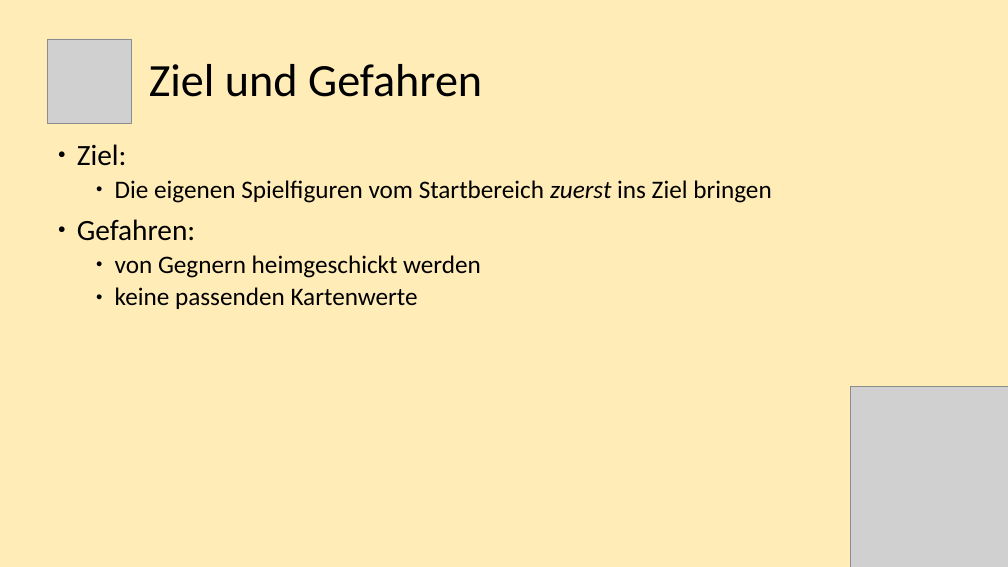
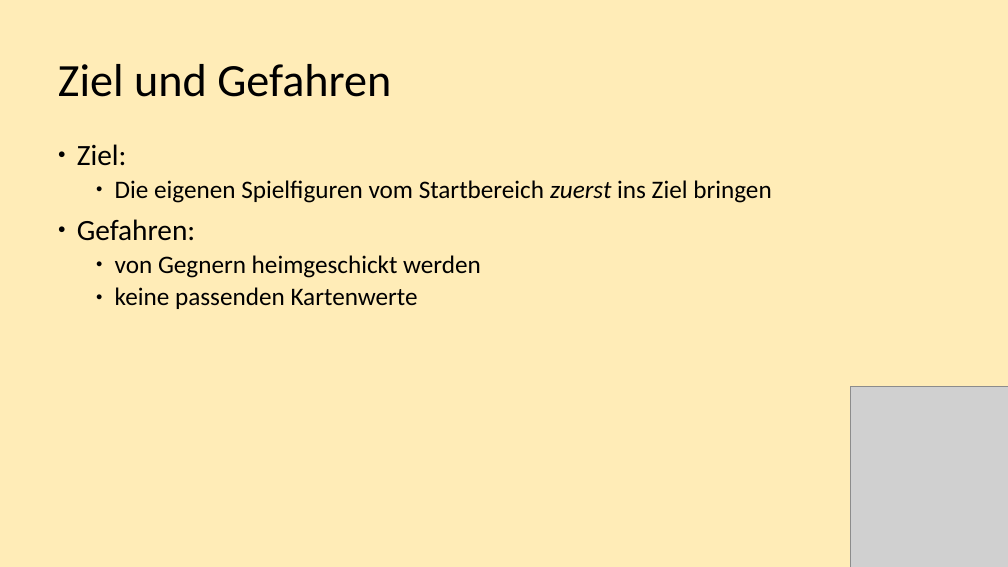
Before and after one commit to ruben-hutter/jDogs, a slide deck: slide 4 of Milestones/Milestone5/Präsentation_MS5.pptx. Drawn at 1008x567 pixels with LibreOffice and Linux fonts; fonts in the diff are those of the drawing; grey boxes stand for pictures. Boxes give left, top, right and bottom in pixels: in the first picture for what was removed or moved away, otherwise in the second. Text is boxed around its words. In the diff, an @@ line names an element or a change of style, - is before the commit and + after.

```diff
--- a/Milestones/Milestone5/Präsentation_MS5.pptx
+++ b/Milestones/Milestone5/Präsentation_MS5.pptx
@@ title "Ziel und Gefahren": place and size @@
-title "Ziel und Gefahren" at (149,64,482,97)
+title "Ziel und Gefahren" at (58,64,391,97)
@@ picture removed at (48,39,132,123) @@
```
Also in this commit, not shown: 8 other slides changed, 1 slide removed.
